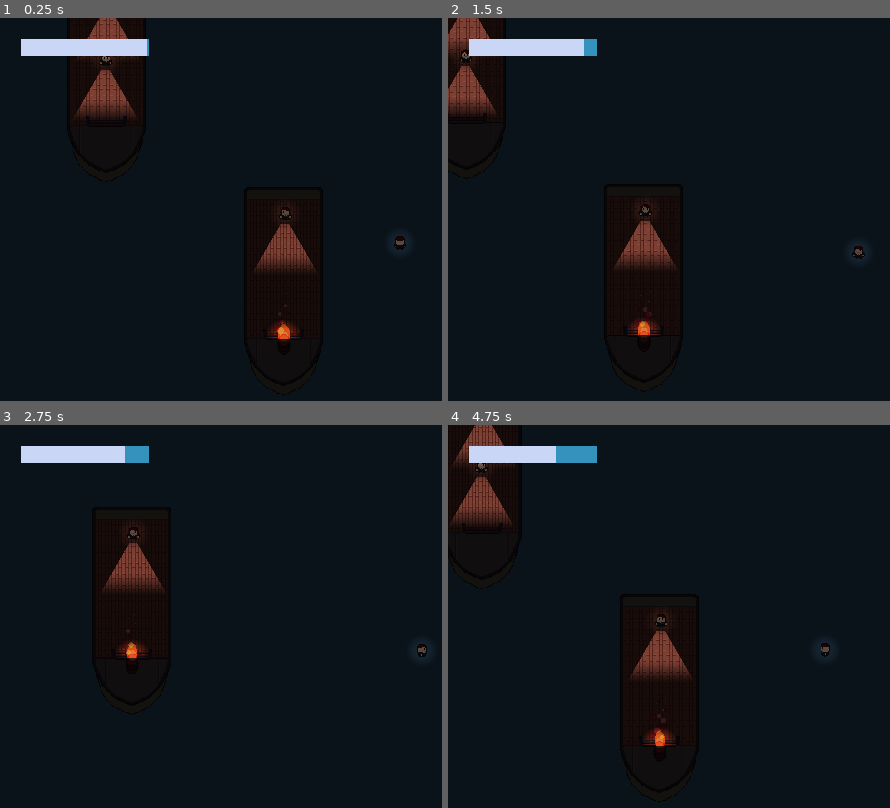
Above: before the commit, frames 1-4 (two rows, left to right).
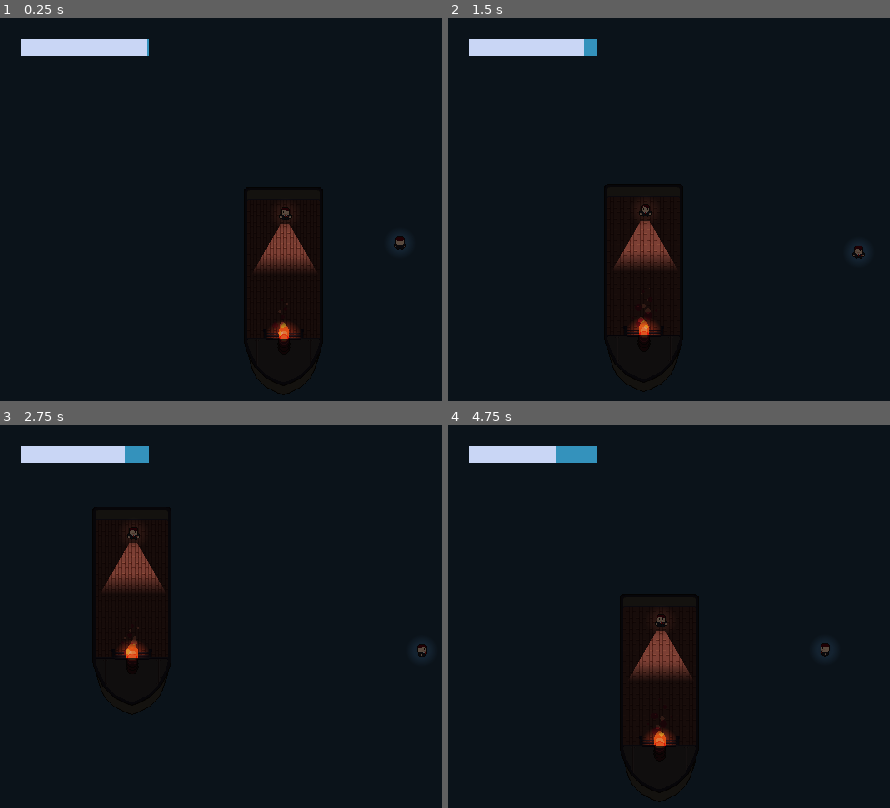
Above: after the commit, the same moments.

Repository: creikey/stealth-man
Game: Godot game, scene res://Main.tscn
Same seed, same stepped clock (60 frames per second), same inputs: the game is played once before the commit and once after it.
Inputs:
- Up to frame 1 (0.25 s): no input
- Up to frame 2 (1.5 s): tap Enter at 0.5 s; hold D (g_right) 0.53-1.28 s; hold S (g_down) from 1.28 s (still down)
- Up to frame 3 (2.75 s): release S (g_down) at 2.03 s; hold D (g_right) from 2.03 s (still down)
- Up to frame 4 (4.75 s): release D (g_right) at 2.78 s; hold W (g_up) 2.78-3.53 s; hold A (g_left) from 3.53 s (still down)

The runs differ from the first frame. In frame 1, 1.6% of the frame differs, in the area x 16-66%, y 0-85%; in frame 2, 1.6%; in frame 3, less than 0.1%; in frame 4, 1.7%, in the area x 0-50%, y 0-85%.

Commit message:
Ledvel design, lighting, and consume fire sources

Diff:
--- a/src/Guard.gd
+++ b/src/Guard.gd
@@ -7,6 +7,7 @@
 	up,
 }
 
+export var view_radius: float = 150.0
 export (Direction) var direction = Direction.down
 
 const chase_accel: float = 700.0
@@ -46,10 +47,12 @@
 		for c in get_slide_count():
 			var collision: KinematicCollision2D = get_slide_collision(c)
 			if collision.collider.is_in_group("aggros_guards"):
-				collision.collider.push(chase_direction.normalized() * 1000.0)
+				collision.collider.push(chase_direction.normalized() * 2500.0)
+				collision.collider.harm(0.1)
 	else:
 		for b in get_aggro_bodies():
-			if not (b.global_position - global_position).normalized().dot(Vector2(1, 0).rotated($LightPivot.rotation)) > 0.8:
+			var towards_b: Vector2 = b.global_position - global_position
+			if not towards_b.normalized().dot(Vector2(1, 0).rotated($LightPivot.rotation)) > 0.8 or towards_b.length() >= view_radius:
 				continue
 			var space_state = get_world_2d().direct_space_state
 			var result: Dictionary = space_state.intersect_ray(global_position, b.global_position, [self])
--- a/src/Guard.tscn
+++ b/src/Guard.tscn
@@ -17,9 +17,6 @@
 [node name="Guard" type="KinematicBody2D"]
 position = Vector2( 4.26004, -3.96426 )
 script = ExtResource( 3 )
-__meta__ = {
-"_edit_group_": true
-}
 
 [node name="LightPivot" type="Node2D" parent="."]
 
--- a/src/HeatBarrel.gd
+++ b/src/HeatBarrel.gd
@@ -4,6 +4,9 @@
 	for b in get_overlapping_bodies():
 		if b.is_in_group("warmed"):
 			b.warm_up(delta/3.0)
+			modulate.a -= delta/4.0
+			if modulate.a <= 0.1:
+				queue_free()
 
 
 func _on_HeatBarrel_body_entered(body):
--- a/src/Main.tscn
+++ b/src/Main.tscn
@@ -54,19 +54,20 @@
 position = Vector2( 22.3661, -111.184 )
 
 [node name="Ship2" parent="." instance=ExtResource( 2 )]
-position = Vector2( 697.874, 681.28 )
+position = Vector2( 709.955, 717.848 )
 
 [node name="Guard" parent="Ship2/Guards" index="0" instance=ExtResource( 7 )]
-position = Vector2( 4.40677, -133.633 )
+position = Vector2( -59.5932, -50.633 )
+direction = 0
 
 [node name="Ship3" parent="." instance=ExtResource( 2 )]
-position = Vector2( 1132.82, 230.459 )
+position = Vector2( 1321.4, -201.536 )
 
 [node name="Guard" parent="Ship3/Guards" index="0" instance=ExtResource( 7 )]
-position = Vector2( 4.40677, -133.633 )
+position = Vector2( 4.40674, -133.633 )
 
 [node name="Guard2" parent="Ship3/Guards" index="1" instance=ExtResource( 7 )]
-position = Vector2( -1.14914, 7.64566 )
+position = Vector2( -1.14917, 7.64566 )
 
 [node name="Ship4" parent="." instance=ExtResource( 2 )]
 position = Vector2( 1558.25, 741.602 )
@@ -75,6 +76,9 @@
 position = Vector2( 4.40677, -133.633 )
 
 [node name="LevelElements" type="Node2D" parent="."]
+__meta__ = {
+"_edit_lock_": true
+}
 
 [node name="HeatBarrel" type="Area2D" parent="LevelElements"]
 position = Vector2( 1559.18, 906.601 )
@@ -86,7 +90,7 @@
 [node name="AnimatedSprite" type="AnimatedSprite" parent="LevelElements/HeatBarrel"]
 scale = Vector2( 2, 2 )
 frames = SubResource( 3 )
-frame = 3
+frame = 4
 playing = true
 offset = Vector2( -1, -29 )
 
@@ -97,6 +101,29 @@
 shadow_enabled = true
 
 [node name="CollisionShape2D" type="CollisionShape2D" parent="LevelElements/HeatBarrel"]
+shape = SubResource( 4 )
+
+[node name="HeatBarrel2" type="Area2D" parent="LevelElements"]
+position = Vector2( 723.003, 665.647 )
+script = ExtResource( 14 )
+__meta__ = {
+"_edit_group_": true
+}
+
+[node name="AnimatedSprite" type="AnimatedSprite" parent="LevelElements/HeatBarrel2"]
+scale = Vector2( 2, 2 )
+frames = SubResource( 3 )
+frame = 3
+playing = true
+offset = Vector2( -1, -29 )
+
+[node name="CharacterAmbientLight" parent="LevelElements/HeatBarrel2" instance=ExtResource( 13 )]
+texture_scale = 0.29
+color = Color( 0.792157, 0.509804, 0.368627, 1 )
+energy = 1.1
+shadow_enabled = true
+
+[node name="CollisionShape2D" type="CollisionShape2D" parent="LevelElements/HeatBarrel2"]
 shape = SubResource( 4 )
 
 [node name="Player" parent="." instance=ExtResource( 1 )]
@@ -131,10 +158,13 @@
 texture = ExtResource( 15 )
 script = ExtResource( 16 )
 __meta__ = {
+"_edit_lock_": true,
 "_edit_use_anchors_": false
 }
 [connection signal="body_entered" from="LevelElements/HeatBarrel" to="LevelElements/HeatBarrel" method="_on_HeatBarrel_body_entered"]
 [connection signal="body_exited" from="LevelElements/HeatBarrel" to="LevelElements/HeatBarrel" method="_on_HeatBarrel_body_exited"]
+[connection signal="body_entered" from="LevelElements/HeatBarrel2" to="LevelElements/HeatBarrel2" method="_on_HeatBarrel_body_entered"]
+[connection signal="body_exited" from="LevelElements/HeatBarrel2" to="LevelElements/HeatBarrel2" method="_on_HeatBarrel_body_exited"]
 
 [editable path="Ship"]
 
--- a/src/Player.gd
+++ b/src/Player.gd
@@ -69,3 +69,5 @@
 # fullfills aggros guards
 func push(push: Vector2):
 	_vel += push
+func harm(amount: float):
+	self.warmth -= amount
